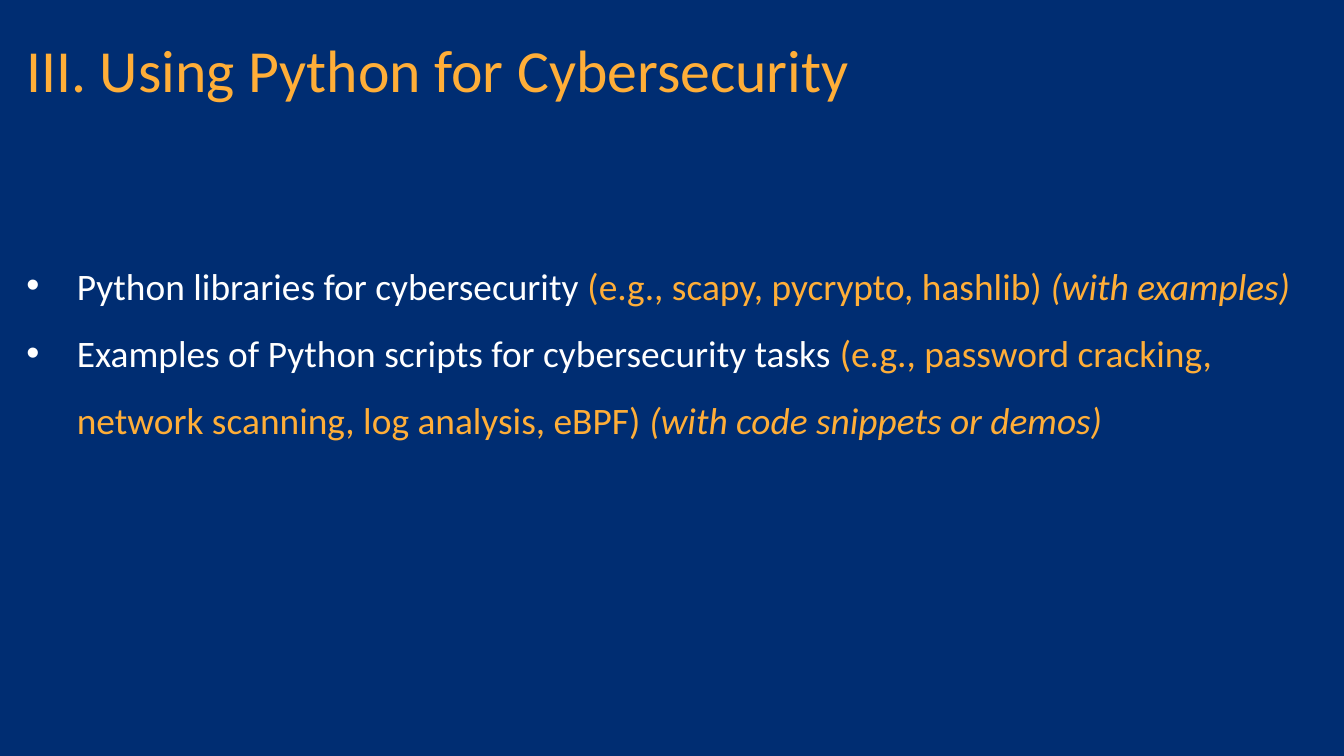
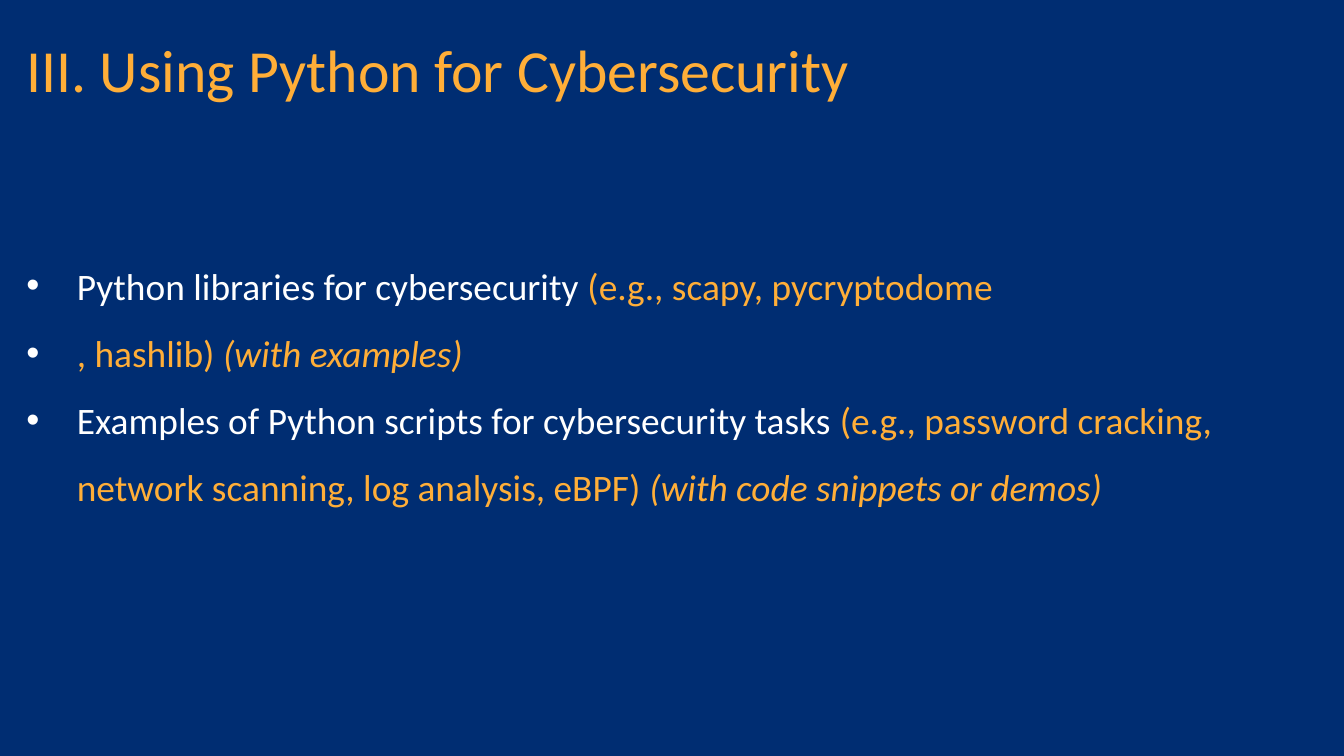
Before and after one commit to Arsh1101/CyberFest-2023-April, a slide deck: slide 9 of Document/Python_and_Cybersecurity.pptx. Drawn at 1344x756 pixels with LibreOffice and Linux fonts; fonts in the diff are those of the drawing; background and template pictures are left out. Boxes give left, top, right and bottom in pixels: in the first picture for what was removed or moved away, otherwise in the second. Text is boxed around its words. In the diff, an @@ line names an element or a change of style, - is before the commit and + after.

```diff
--- a/Document/Python_and_Cybersecurity.pptx
+++ b/Document/Python_and_Cybersecurity.pptx
@@ text at bbox=[77, 273, 993, 373]: text changed @@
-• Python libraries for cybersecurity (e.g., scapy, pycrypto, hashlib) (with examples)
+• Python libraries for cybersecurity (e.g., scapy, pycryptodome
+• , hashlib) (with examples)
```
Also in this commit, not shown: 12 other files.
